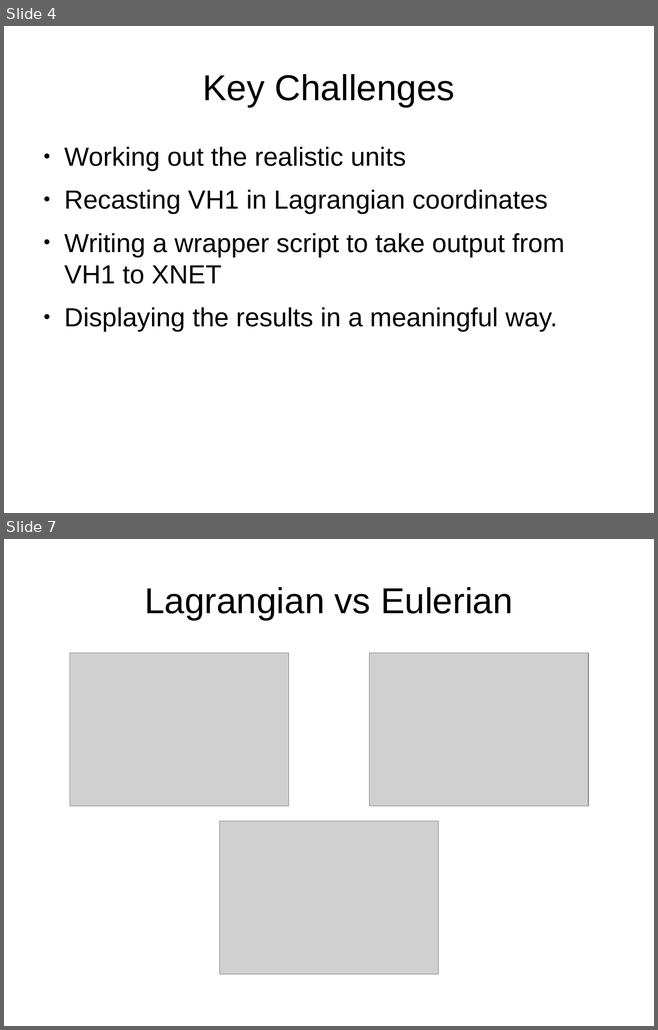
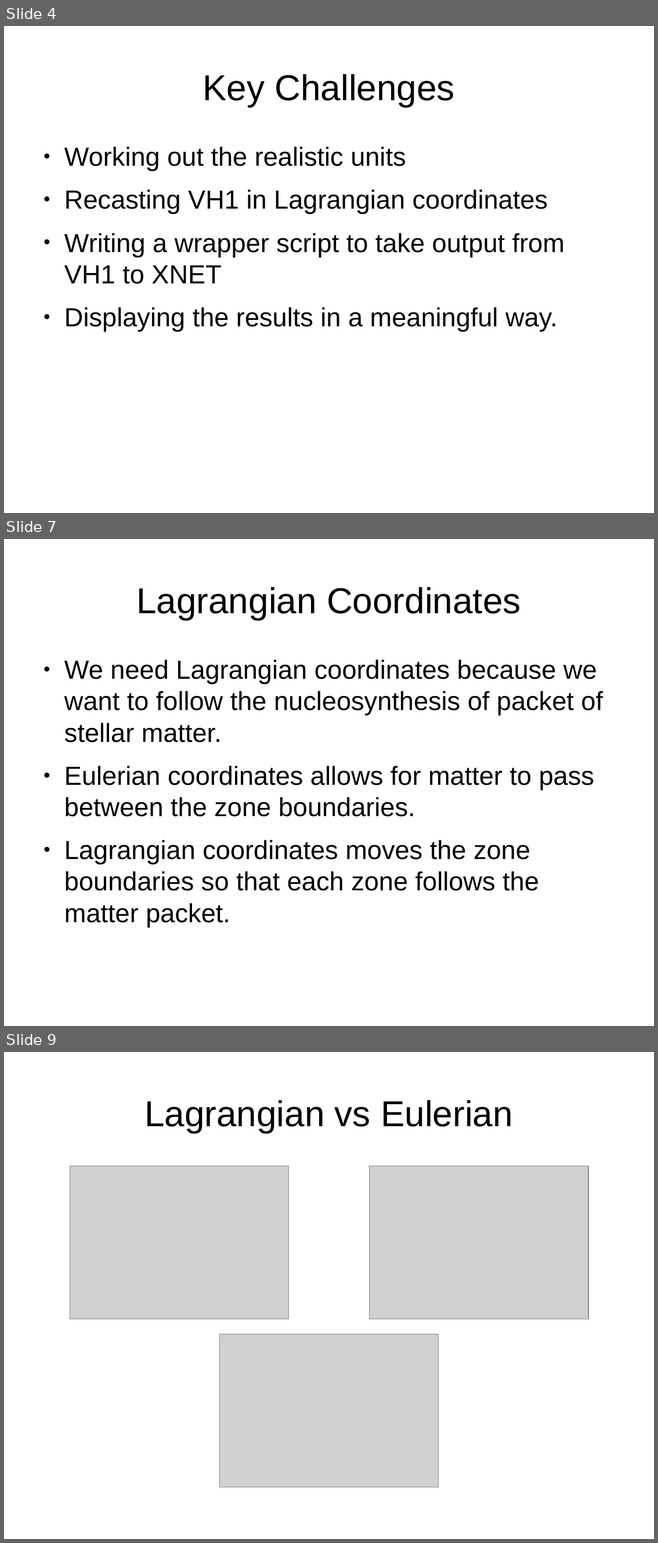
Before and after one commit to KJCook/sedov-solution, a slide deck: presentation.odp. Shown one above the other, each under a label of ours: slides 4 and 7 before the commit, slides 4, 7 and 9 after it; the slides between them are not shown. The pictures are 658x1030 and 658x1543 pixels, drawn with LibreOffice and Linux fonts; fonts in the diff are those of the drawing; grey boxes stand for pictures. Boxes give left, top, right and bottom in pixels: in the first picture for what was removed or moved away, otherwise in the second. Text is boxed around its words. In the diff, an @@ line names an element or a change of style, - is before the commit and + after.

```diff
--- a/presentation.odp
+++ b/presentation.odp
@@ slide 7 added at box(4, 539, 654, 1026), background #FFFFFF @@
@@ title added at box(136, 587, 521, 620), 44 pt, text #000000 @@
+Lagrangian Coordinates
@@ text added at box(64, 660, 603, 927), 32 pt, text #000000 @@
+● We need Lagrangian coordinates because we want to follow the nucleosynthesis of packet of stellar matter.
+● Eulerian coordinates allows for matter to pass between the zone boundaries.
+● Lagrangian coordinates moves the zone boundaries so that each zone follows the matter packet.
@@ what was slide 7 is now slide 9 @@
```
Also in this commit, not shown: 1 slide changed, 5 other slides added, 2 slides removed, 2 other files.
